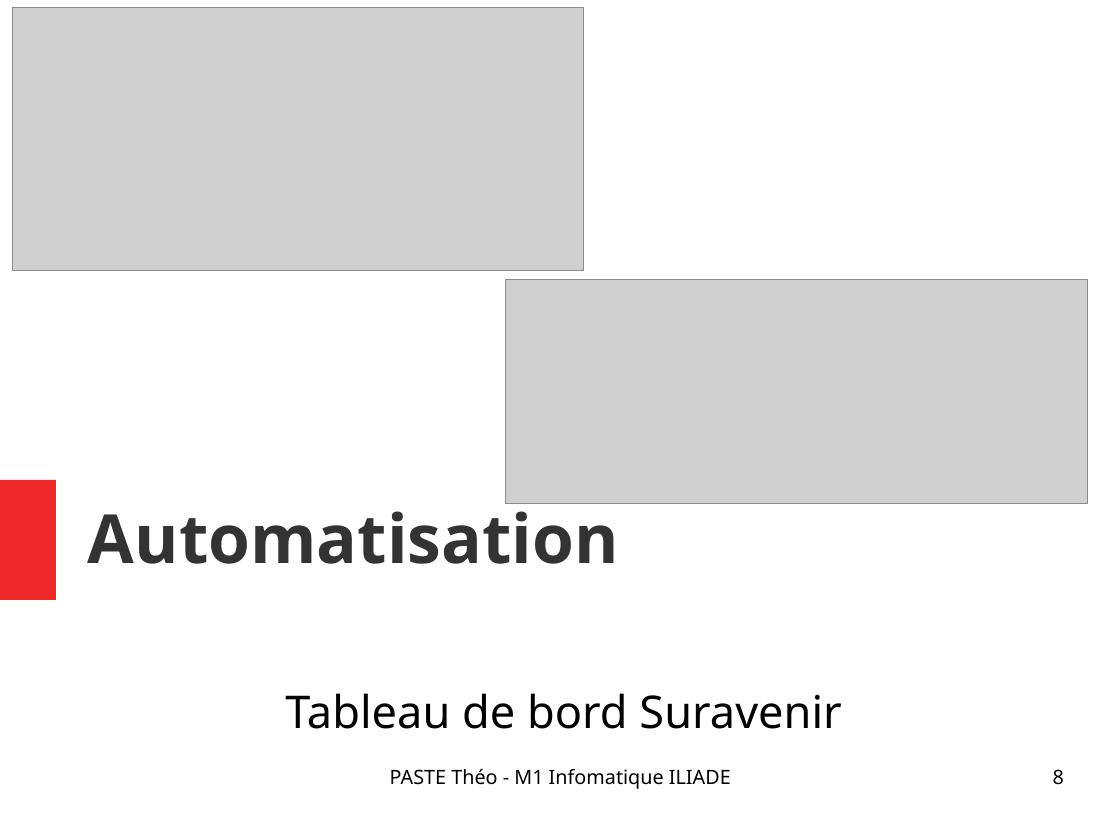
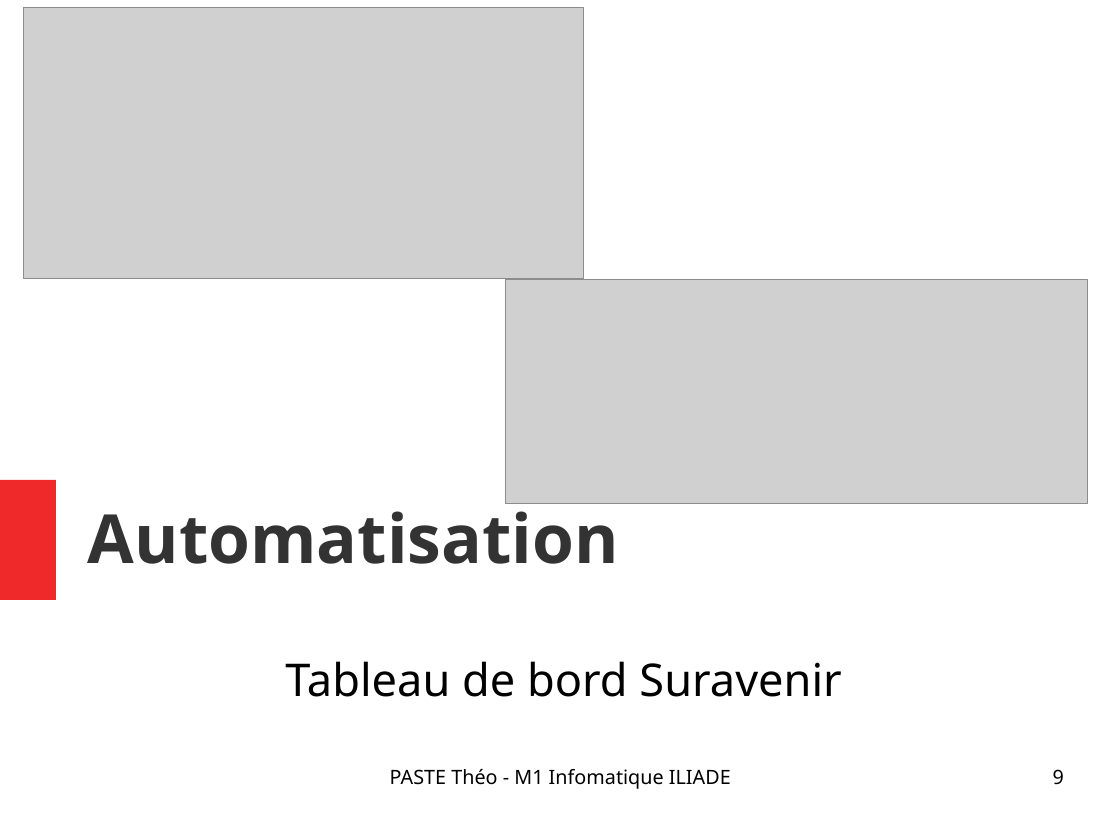
Before and after one commit to Narrateur/Rapport_de_Stage_M1, a slide deck: slide 9 of .gitbook/assets/Presentation_PASTE_Theo.odp (slide 8 before the commit). Drawn at 1120x840 pixels with LibreOffice and Linux fonts; fonts in the diff are those of the drawing; grey boxes stand for pictures. Boxes give left, top, right and bottom in pixels: in the first picture for what was removed or moved away, otherwise in the second. Text is boxed around its words. In the diff, an @@ line names an element or a change of style, - is before the commit and + after.

```diff
--- a/.gitbook/assets/Presentation_PASTE_Theo.odp
+++ b/.gitbook/assets/Presentation_PASTE_Theo.odp
@@ picture: place and size @@
-picture at (12,8,584,271)
+picture at (24,8,584,278)
@@ subtitle "Tableau de bord Suravenir": place and size @@
-subtitle "Tableau de bord Suravenir" at (285,693,841,729)
+subtitle "Tableau de bord Suravenir" at (285,661,841,697)
@@ page number at (1053,769,1064,785): text changed @@
-8
+9
```
Also in this commit, not shown: 1 other slide changed, 1 slide added.
